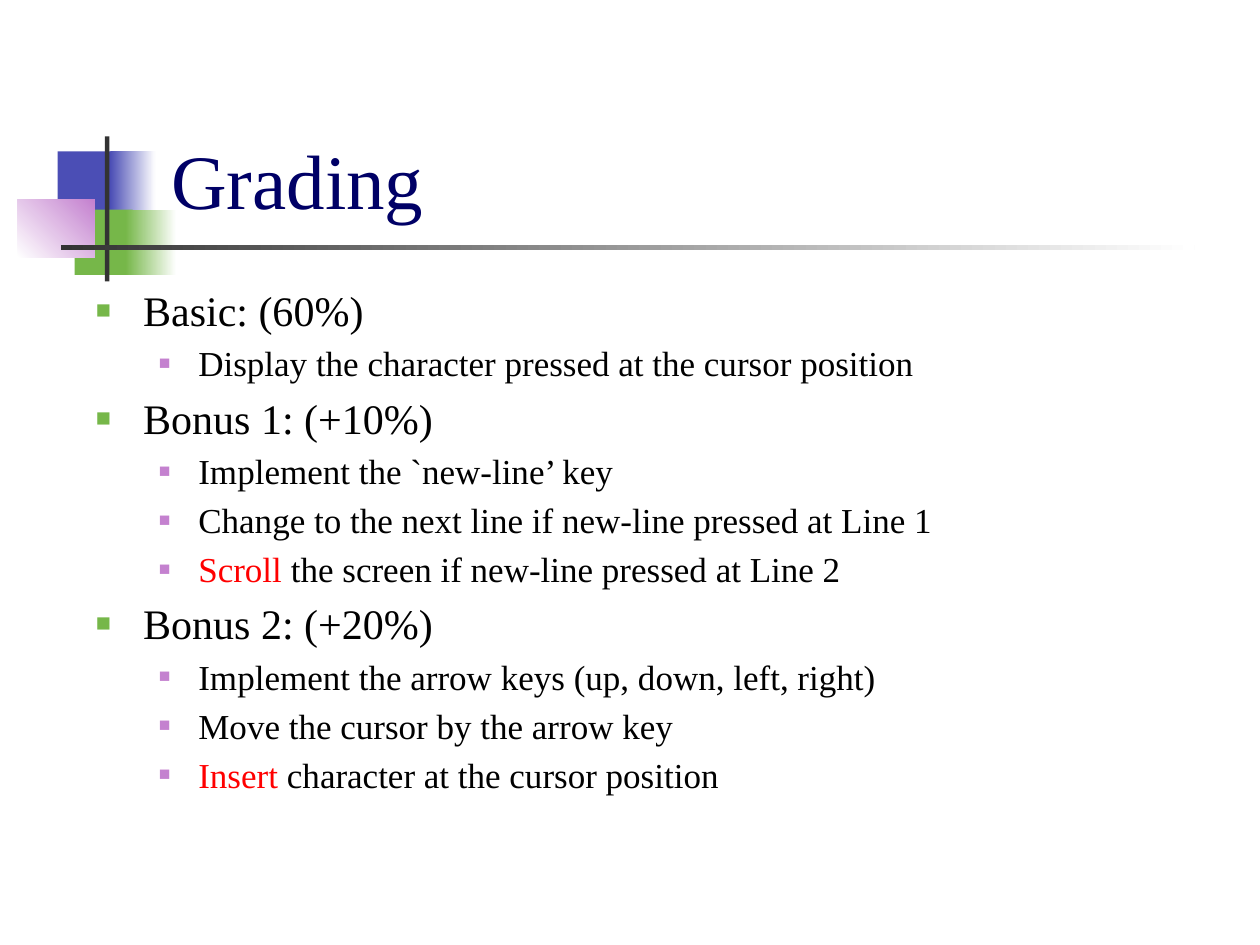
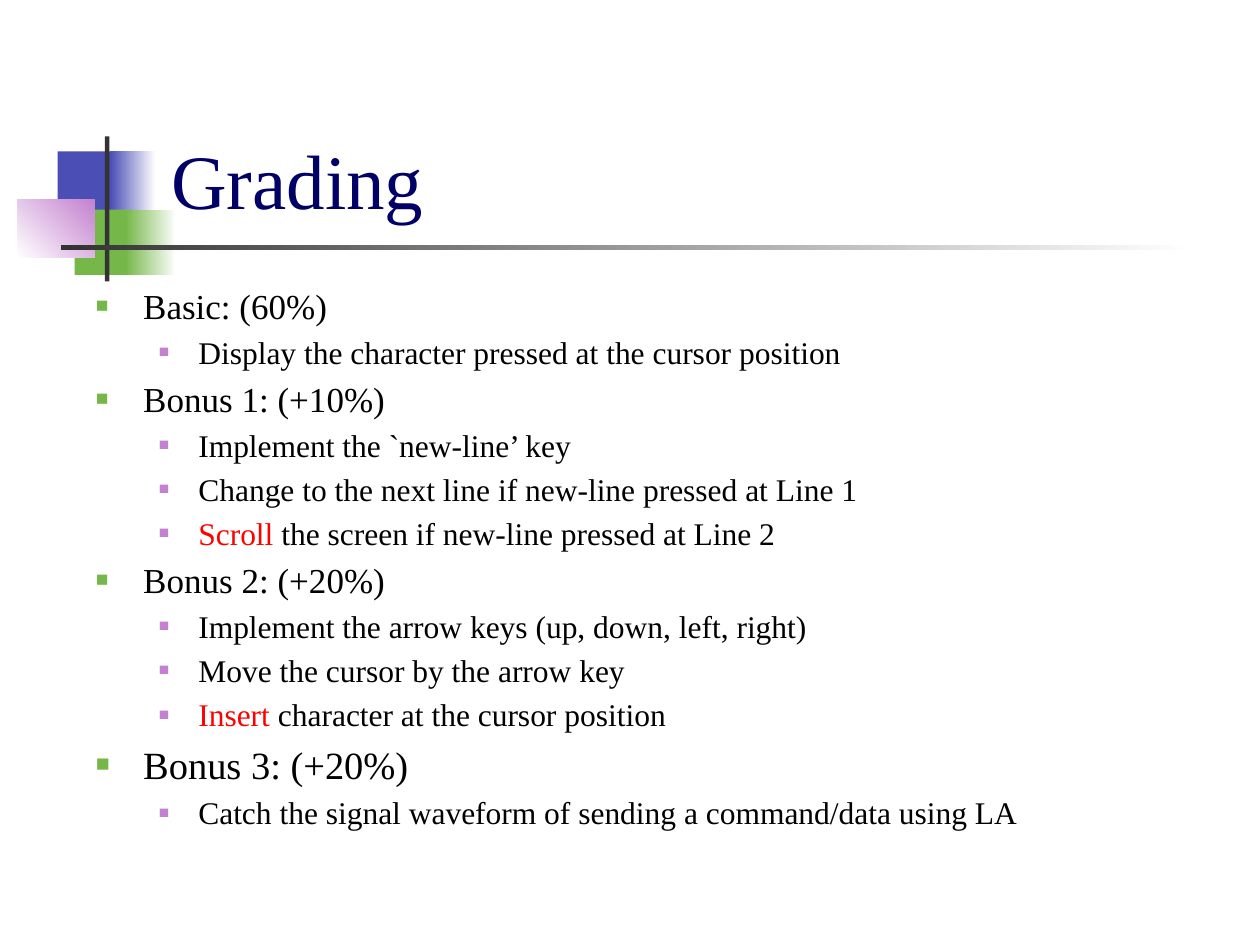
Before and after one commit to CGUSystemCourses/MicroProcessorsLab-2015, a slide deck: slide 3 of Labs/Lab05-LCD/Lab05-LCD.pptx. Drawn at 1260x945 pixels with LibreOffice and Linux fonts; fonts in the diff are those of the drawing. Boxes give left, top, right and bottom in pixels: in the first picture for what was removed or moved away, otherwise in the second. Text is boxed around its words. In the diff, an @@ line names an element or a change of style, - is before the commit and + after.

```diff
--- a/Labs/Lab05-LCD/Lab05-LCD.pptx
+++ b/Labs/Lab05-LCD/Lab05-LCD.pptx
@@ text at box(143, 295, 857, 733): size 24 to 20 pt in "Basic: (60%)", "Bonus 1: (+10%)", "Bonus 2: (+20%)"; size 20 to 18 pt in "Display the character pressed at the cursor ...", "Implement the `new-line’ key", "Change to the next line if new-line ...", "Scroll the screen if new-line pressed at ..." and 3 more places @@
@@ text at box(143, 752, 1017, 831): paragraphs added @@
+■ Bonus 3: (+20%)
+  ■ Catch the signal waveform of sending a command/data using LA
```
Also in this commit, not shown: 1 slide added, 4 slides removed, 1 other file.
